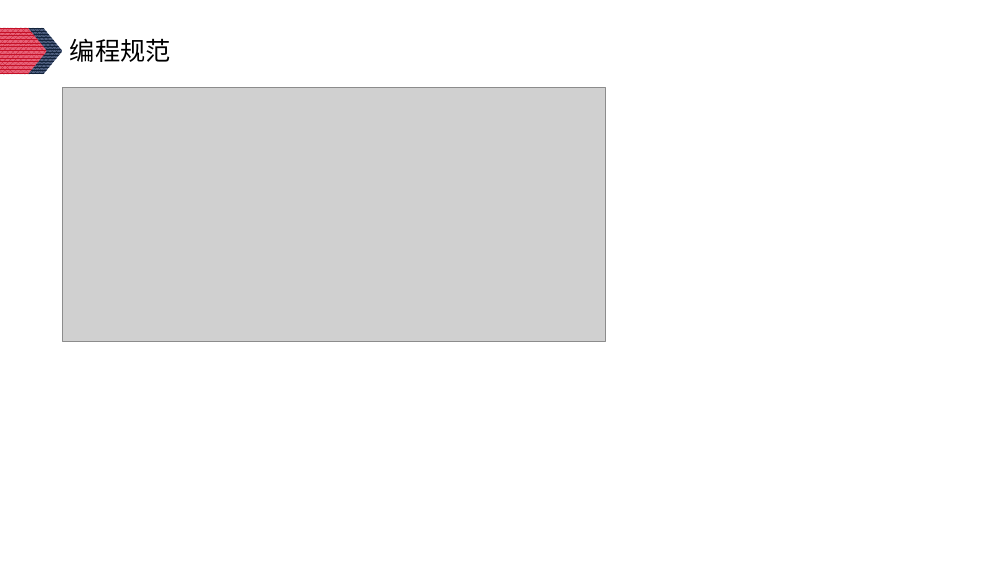
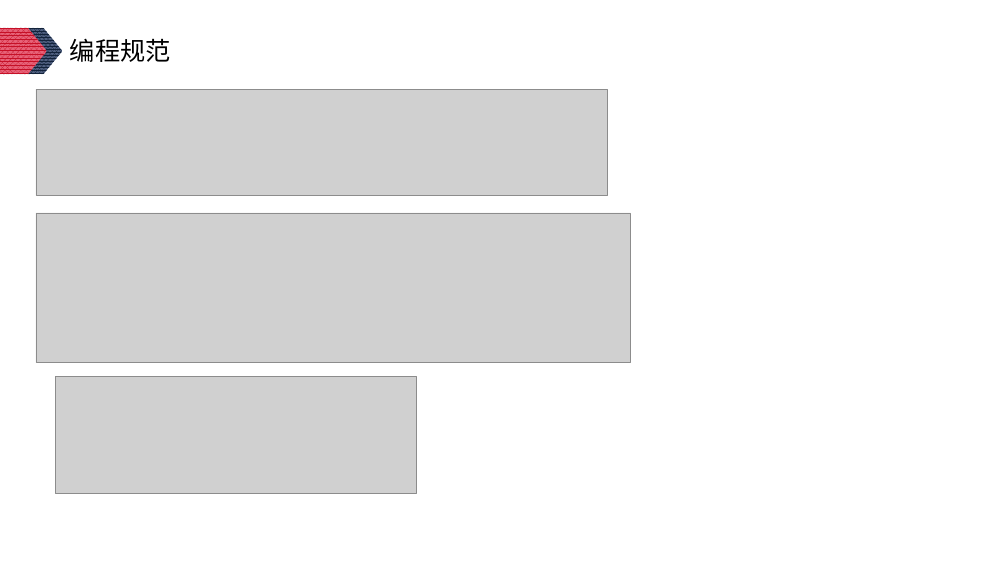
Before and after one commit to Lunzqd/codingProtocol, a slide deck: slide 8 of java开发手册知识分享-李龙.pptx. Drawn at 1008x567 pixels with LibreOffice and Linux fonts; fonts in the diff are those of the drawing; grey boxes stand for pictures. Boxes give left, top, right and bottom in pixels: in the first picture for what was removed or moved away, otherwise in the second. Text is boxed around its words. In the diff, an @@ line names an element or a change of style, - is before the commit and + after.

```diff
--- a/java开发手册知识分享-李龙.pptx
+++ b/java开发手册知识分享-李龙.pptx
@@ background #CCE8CF to #FFFFFF @@
@@ picture added at box(36, 89, 607, 196) @@
@@ picture removed at box(63, 88, 606, 341) @@
@@ picture added at box(36, 213, 631, 363) @@
@@ picture added at box(55, 376, 417, 493) @@
```
Also in this commit, not shown: 12 other slides changed, 5 slides added, 1 slide removed.
